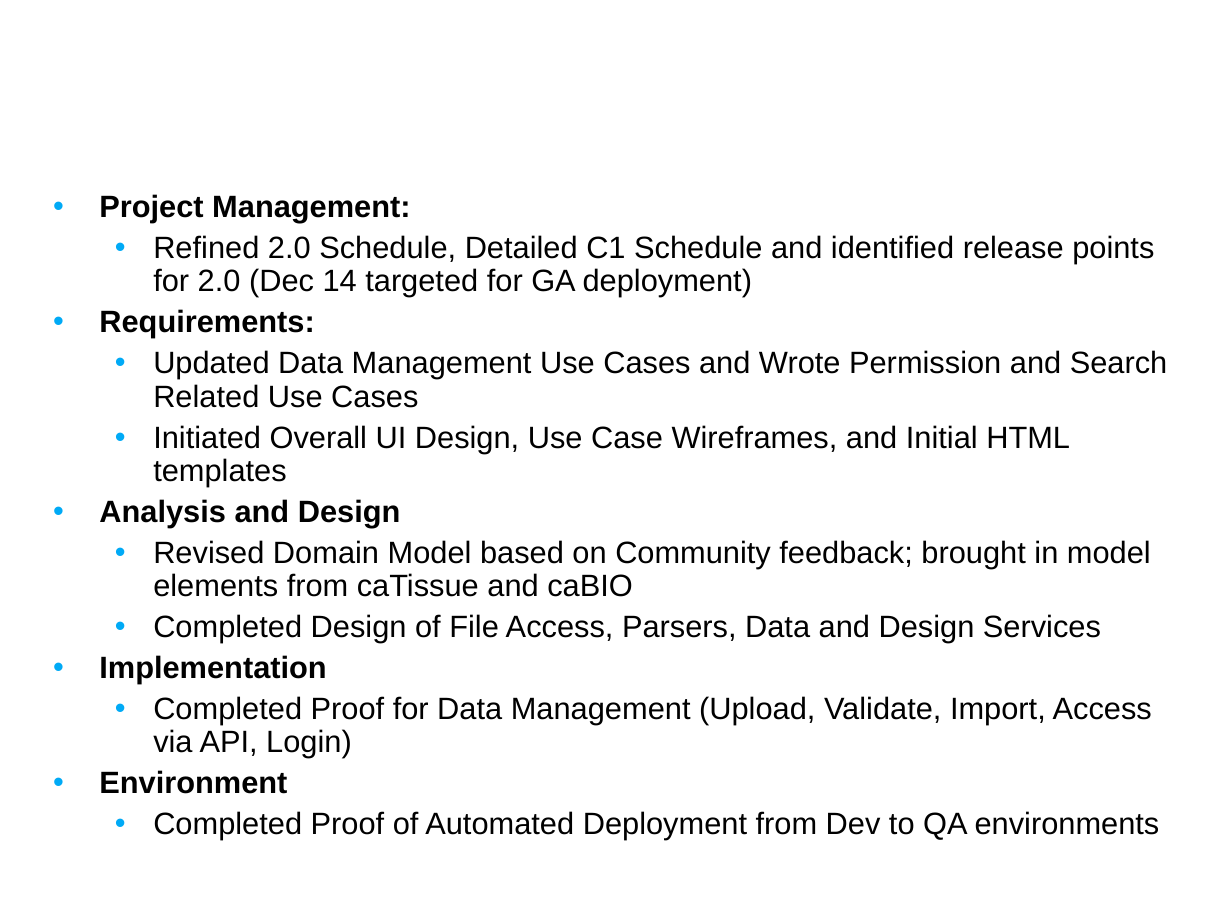
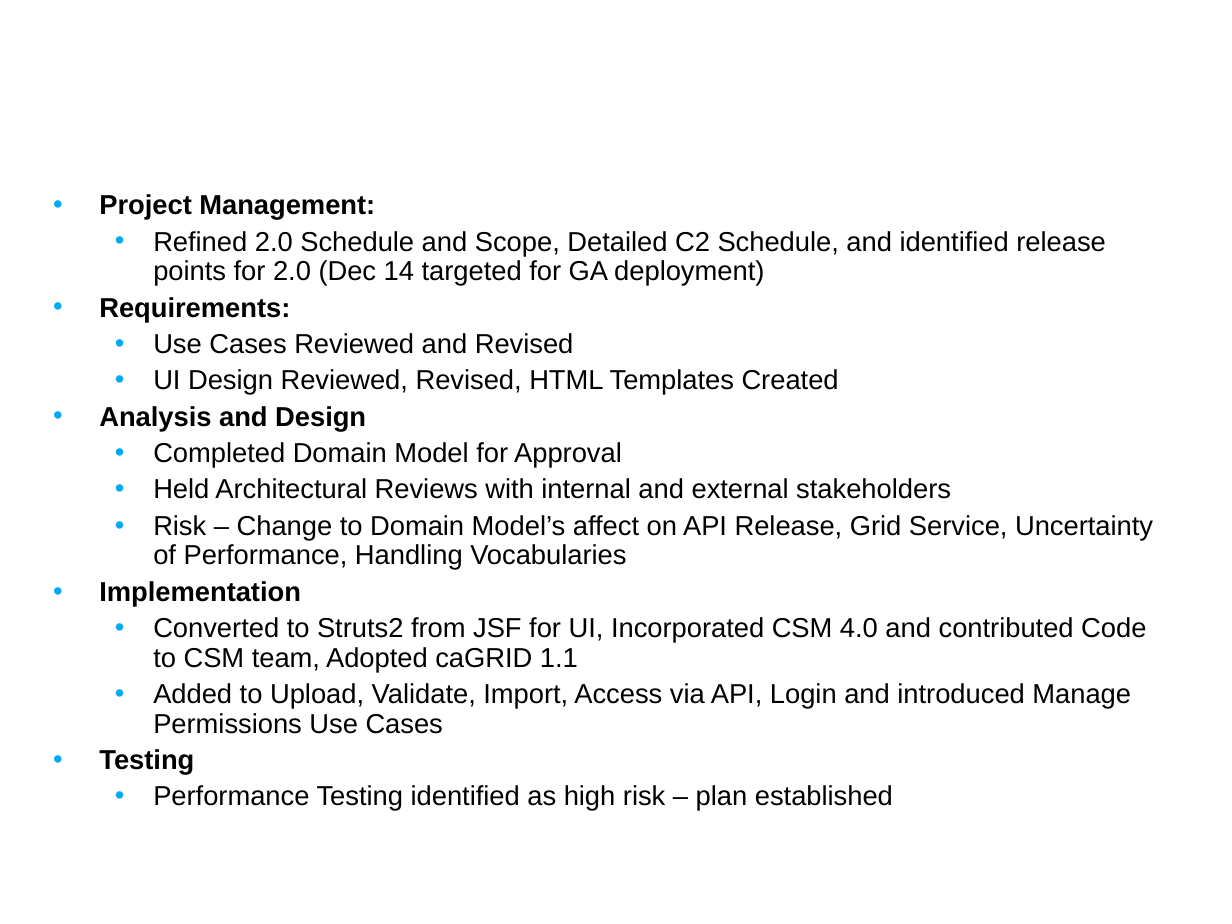
Before and after one commit to NCIP/caarray-docs, a slide deck: slide 7 of project_management/open_meetings/caArray User Community Meeting Oct17.ppt. Drawn at 1232x924 pixels with LibreOffice and Linux fonts; fonts in the diff are those of the drawing; background and template pictures are left out. Boxes give left, top, right and bottom in pixels: in the first picture for what was removed or moved away, otherwise in the second. Text is boxed around its words. In the diff, an @@ line names an element or a change of style, - is before the commit and + after.

```diff
--- a/project_management/open_meetings/caArray User Community Meeting Oct17.ppt
+++ b/project_management/open_meetings/caArray User Community Meeting Oct17.ppt
@@ text at [99, 194, 375, 606]: size 18 to 16 pt in "Project Management:", "Requirements:", "Analysis and Design", "Implementation" @@
@@ text at [153, 231, 1106, 286]: text changed; size 18 to 16 pt @@
-  • Refined 2.0 Schedule, Detailed C1 Schedule and identified release points for 2.0 (Dec 14 targeted for GA deployment)
+  • Refined 2.0 Schedule and Scope, Detailed C2 Schedule, and identified release points for 2.0 (Dec 14 targeted for GA deployment)
@@ text at [153, 333, 839, 395]: text changed; size 18 to 16 pt @@
-  • Updated Data Management Use Cases and Wrote Permission and Search Related Use Cases
-  • Initiated Overall UI Design, Use Case Wireframes, and Initial HTML templates
+  • Use Cases Reviewed and Revised
+  • UI Design Reviewed, Revised, HTML Templates Created
@@ text at [153, 442, 1153, 570]: text changed; size 18 to 16 pt @@
-  • Revised Domain Model based on Community feedback; brought in model elements from caTissue and caBIO
-  • Completed Design of File Access, Parsers, Data and Design Services
+  • Completed Domain Model for Approval
+  • Held Architectural Reviews with internal and external stakeholders
+  • Risk – Change to Domain Model’s affect on API Release, Grid Service, Uncertainty of Performance, Handling Vocabularies
@@ text at [99, 617, 1146, 811]: text changed; size 18 to 16 pt @@
-  • Completed Proof for Data Management (Upload, Validate, Import, Access via API, Login)
-• Environment
-  • Completed Proof of Automated Deployment from Dev to QA environments
+  • Converted to Struts2 from JSF for UI, Incorporated CSM 4.0 and contributed Code to CSM team, Adopted caGRID 1.1
+  • Added to Upload, Validate, Import, Access via API, Login and introduced Manage Permissions Use Cases
+• Testing
+  • Performance Testing identified as high risk – plan established
```
Also in this commit, not shown: 5 other slides changed, 5 slides added, 6 slides removed.
